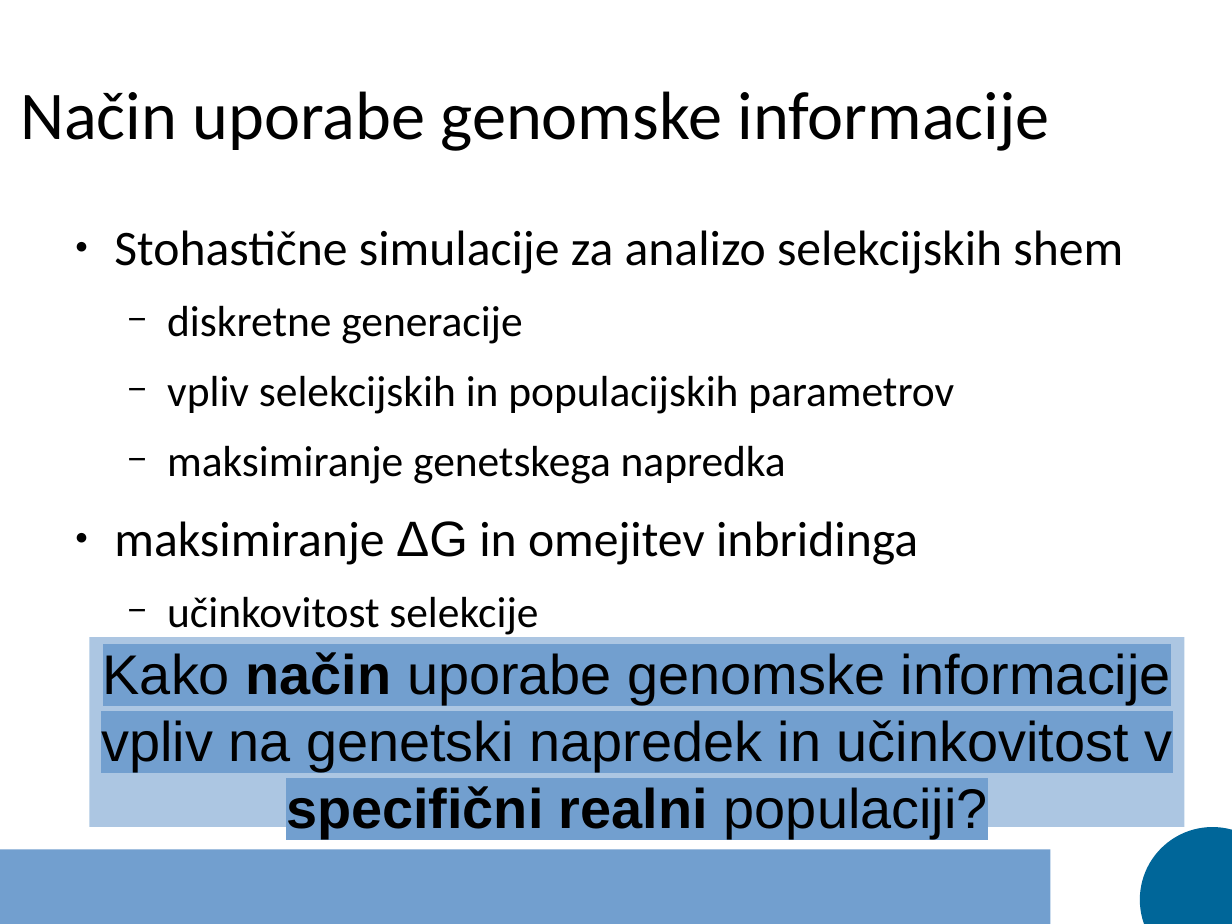
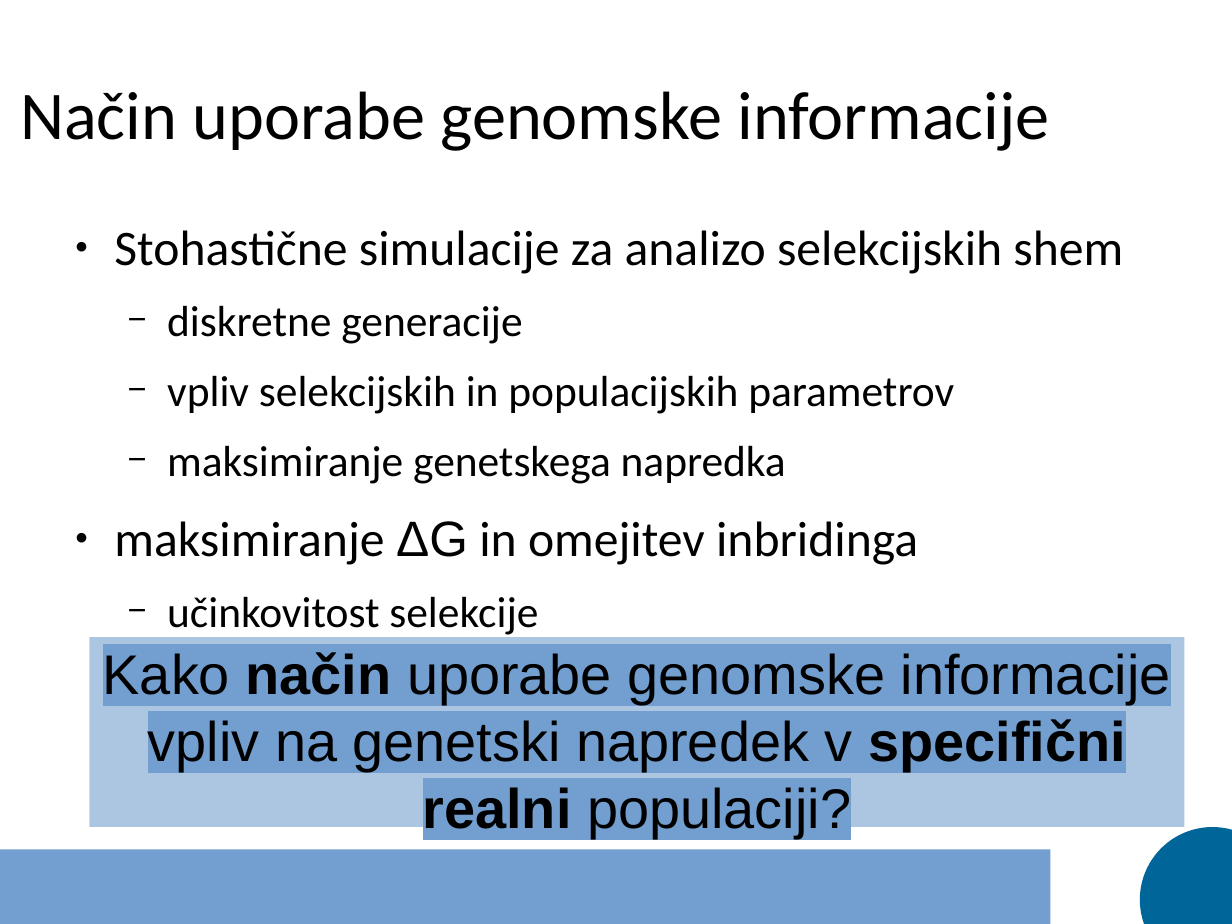
Before and after one commit to janaobsteter/Genotype_CODES, a slide deck: slide 9 of Predstavitev_dispozicija.odp. Drawn at 1232x924 pixels with LibreOffice and Linux fonts; fonts in the diff are those of the drawing. Boxes give left, top, right and bottom in pixels: in the first picture for what was removed or moved away, otherwise in the second. Text is boxed around its words. In the diff, an @@ line names an element or a change of style, - is before the commit and + after.

```diff
--- a/Predstavitev_dispozicija.odp
+++ b/Predstavitev_dispozicija.odp
@@ text at (103,652,1171,838): text changed @@
-Kako način uporabe genomske informacije vpliv na genetski napredek in učinkovitost v specifični realni populaciji?
+Kako način uporabe genomske informacije vpliv na genetski napredek v specifični realni populaciji?
```
Also in this commit, not shown: 6 other slides changed, 3 slides added, 6 other files.
